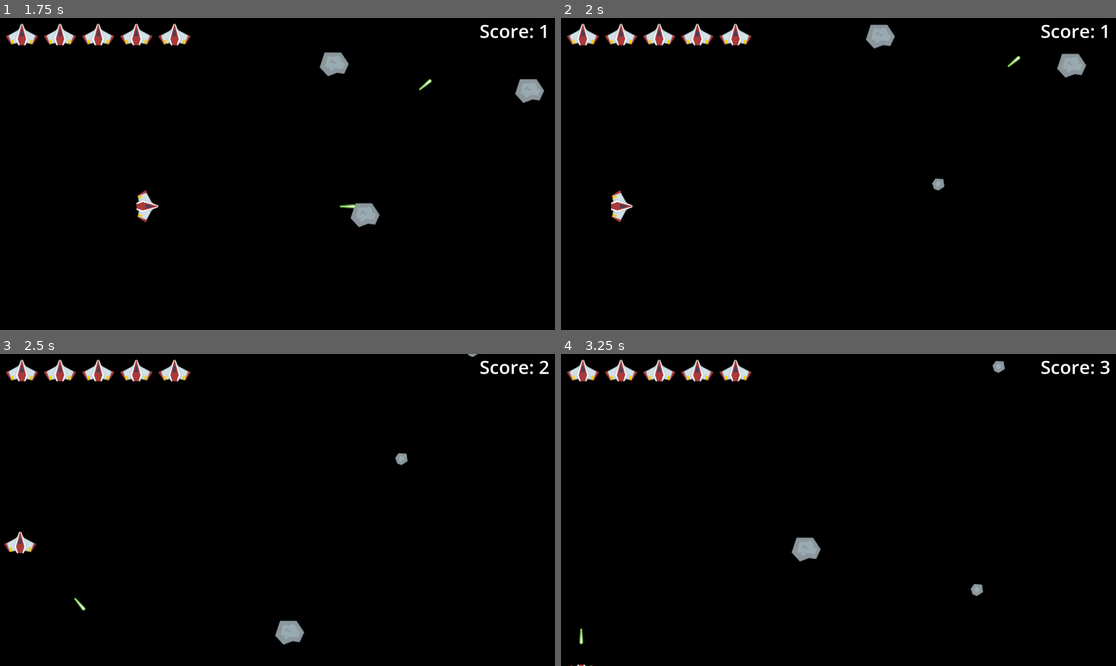
Above: before the commit, frames 1-4 (two rows, left to right).
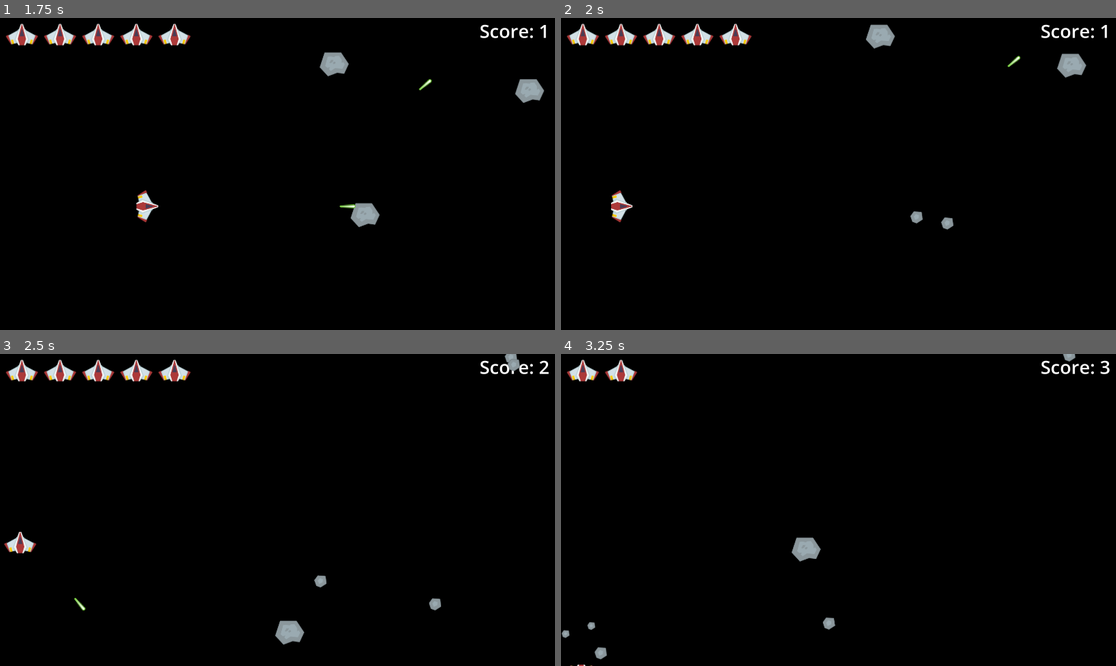
Above: after the commit, the same moments.

Repository: Dripcoding/godot-asteroids
Game: Godot game, scene res://game.tscn
Two runs of this game, one before a commit and one after it. Both use one fixed random seed, a clock stepped at 60 frames per second and the inputs below.
Inputs:
- Up to frame 1 (1.75 s): hold D (right) 0.53-1.28 s; tap Space (shoot) at 0.6, 1.35 s; hold S (down) from 1.28 s (still down)
- Up to frame 2 (2 s): keep holding S (down)
- Up to frame 3 (2.5 s): release S (down) at 2.03 s; hold D (right) from 2.03 s (still down); tap Space (shoot) at 2.1 s
- Up to frame 4 (3.25 s): release D (right) at 2.78 s; hold W (up) from 2.78 s (still down); tap Space (shoot) at 2.85 s

Frame 1 is identical in both runs. In frame 2, 0.2% of the frame differs, in the area x 62-71%, y 51-68%; in frame 3, 0.3%; in frame 4, 1.1%, in the area x 0-93%, y 0-98%.

Commit message:
spawn smaller asteroids

Diff:
--- a/asteroid.gd
+++ b/asteroid.gd
@@ -1,7 +1,5 @@
 extends Area2D
 
-
-signal asteroid_hit
 
 
 @export var health: int = 3
@@ -11,11 +9,9 @@
 @export var min_speed: float = 300.0
 @export var max_speed: float = 500.0
 
-
+var asteroid_scene: PackedScene = preload('res://asteroid.tscn')
 var speed: float = 0.0
 var velocity: Vector2 = Vector2.ZERO
-
-
 var rng = RandomNumberGenerator.new()
 
 
@@ -40,7 +36,6 @@
 		update_stats()
 
 
-
 func _on_visible_on_screen_notifier_2d_screen_exited() -> void:
 	var viewport_rect: Rect2 = get_viewport_rect()
 #	# wrap around x axis from left to right
@@ -61,11 +56,20 @@
 	health -= 1
 	if (health >= 0):
 		current_size = sizes[3 - health]
-		update_texture()
-		asteroid_hit.emit(self)
-	else:
-		self.queue_free()
+		if current_size != 'tiny':
+			spawn_children()
+	queue_free()
 
 
 func update_texture() -> void:
 	$Sprite2D.texture = load("res://PNG/Meteors/meteor%s_%s1.png" % [color, current_size])
+
+
+func spawn_children() -> void:
+	for i in range(2):
+		var child = asteroid_scene.instantiate()
+		child.global_position = global_position
+		child.current_size = current_size
+		child.color = color
+		child.health = 3 - sizes.find(current_size)
+		get_parent().add_child(child)
--- a/game.gd
+++ b/game.gd
@@ -30,10 +30,3 @@
 
 func _on_player_health_depleted() -> void:
 	is_game_active = false
-
-
-func _on_asteroid_asteroid_hit(body: Node2D) -> void:
-	print('spawning new asteroid')
-	print('current size' + str(body.current_size))
-	if (body.has_method('update_texture')):
-		body.update_texture()
--- a/game.tscn
+++ b/game.tscn
@@ -71,5 +71,3 @@
 
 [node name="Asteroid3" parent="." unique_id=1963521705 instance=ExtResource("2_e2o6t")]
 position = Vector2(358, 867)
-
-[connection signal="asteroid_hit" from="Asteroid" to="." method="_on_asteroid_asteroid_hit"]
